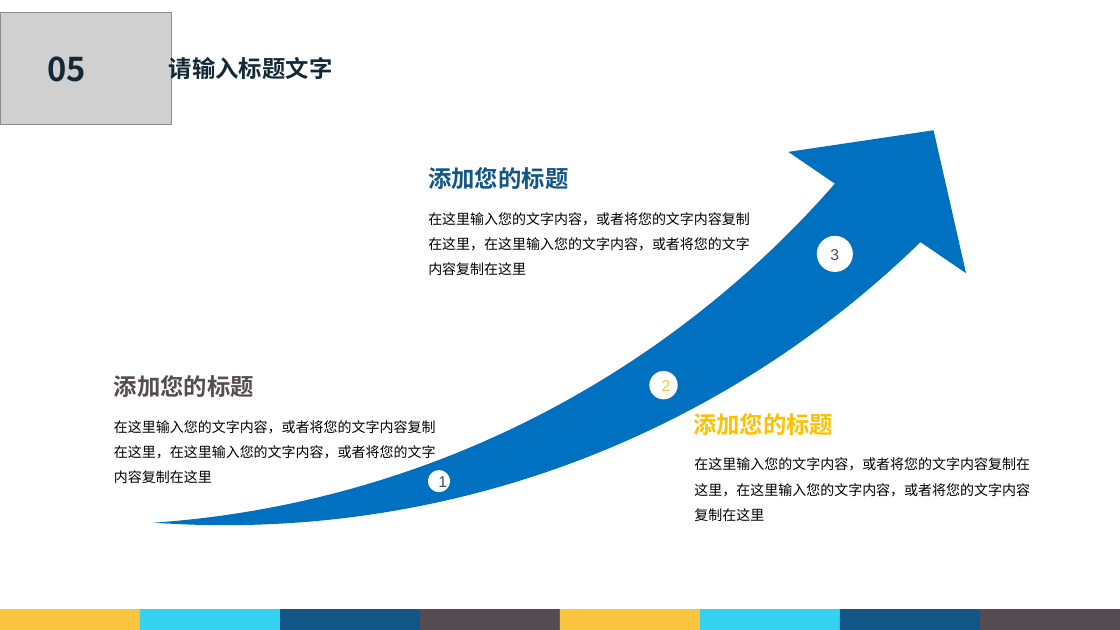
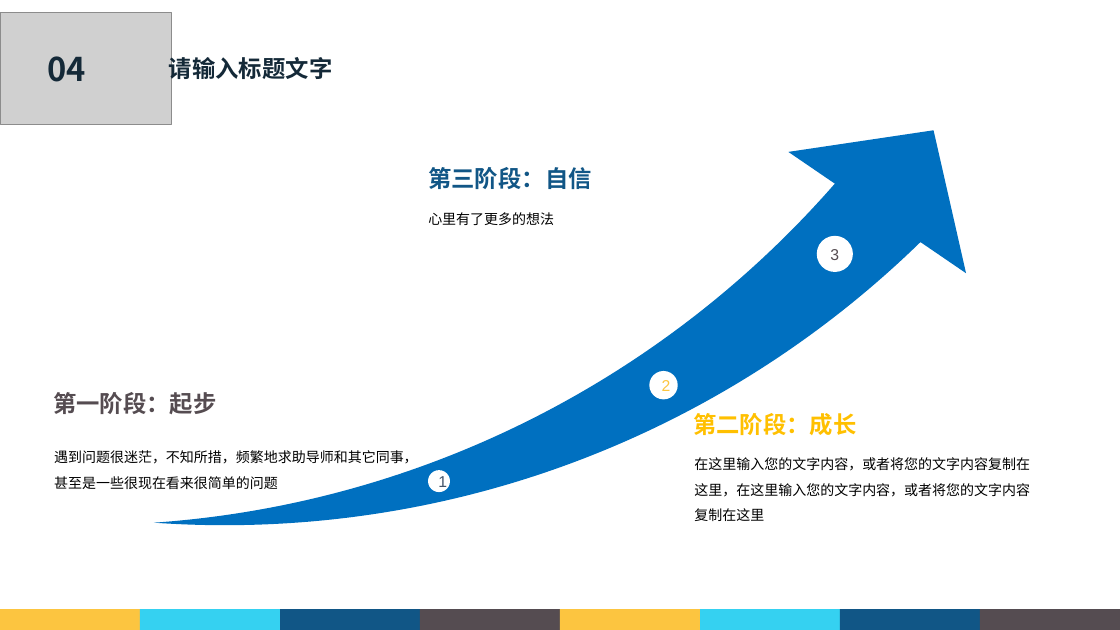
Before and after one commit to Cbh777/win_prj, a slide deck: slide 28 of FullhanWorkFile/转正答辩.pptx (slide 22 before the commit). Drawn at 1120x630 pixels with LibreOffice and Linux fonts; fonts in the diff are those of the drawing; grey boxes stand for pictures; background and template pictures are left out. Boxes give left, top, right and bottom in pixels: in the first picture for what was removed or moved away, otherwise in the second. Text is boxed around its words. In the diff, an @@ line names an element or a change of style, - is before the commit and + after.

```diff
--- a/FullhanWorkFile/转正答辩.pptx
+++ b/FullhanWorkFile/转正答辩.pptx
@@ text at box(47, 56, 85, 82): text changed @@
-05
+04
@@ text at box(428, 167, 592, 189): text changed @@
-添加您的标题
+第三阶段：自信
@@ text at box(428, 212, 554, 225): text changed; font Noto Sans CJK SC to Arial @@
-在这里输入您的文字内容，或者将您的文字内容复制在这里，在这里输入您的文字内容，或者将您的文字内容复制在这里
+心里有了更多的想法
@@ text at box(53, 392, 217, 414): text changed @@
-添加您的标题
+第一阶段：起步
@@ text at box(693, 413, 857, 435): text changed @@
-添加您的标题
+第二阶段：成长
@@ text at box(54, 450, 418, 489): text changed @@
-在这里输入您的文字内容，或者将您的文字内容复制在这里，在这里输入您的文字内容，或者将您的文字内容复制在这里
+遇到问题很迷茫，不知所措，频繁地求助导师和其它同事，甚至是一些很现在看来很简单的问题
```
Also in this commit, not shown: 8 other slides changed, 9 slides added, 4 slides removed.
